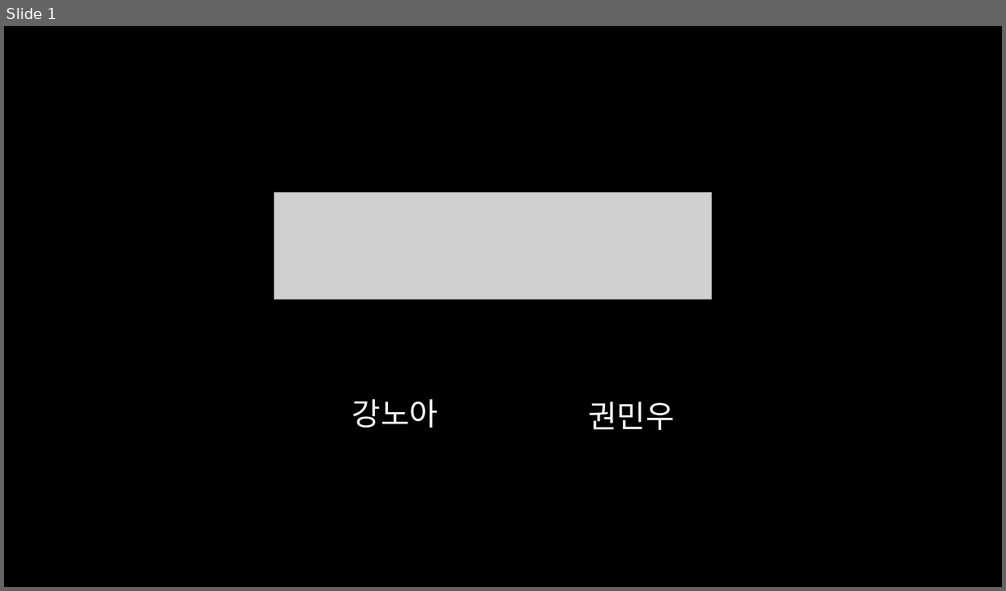
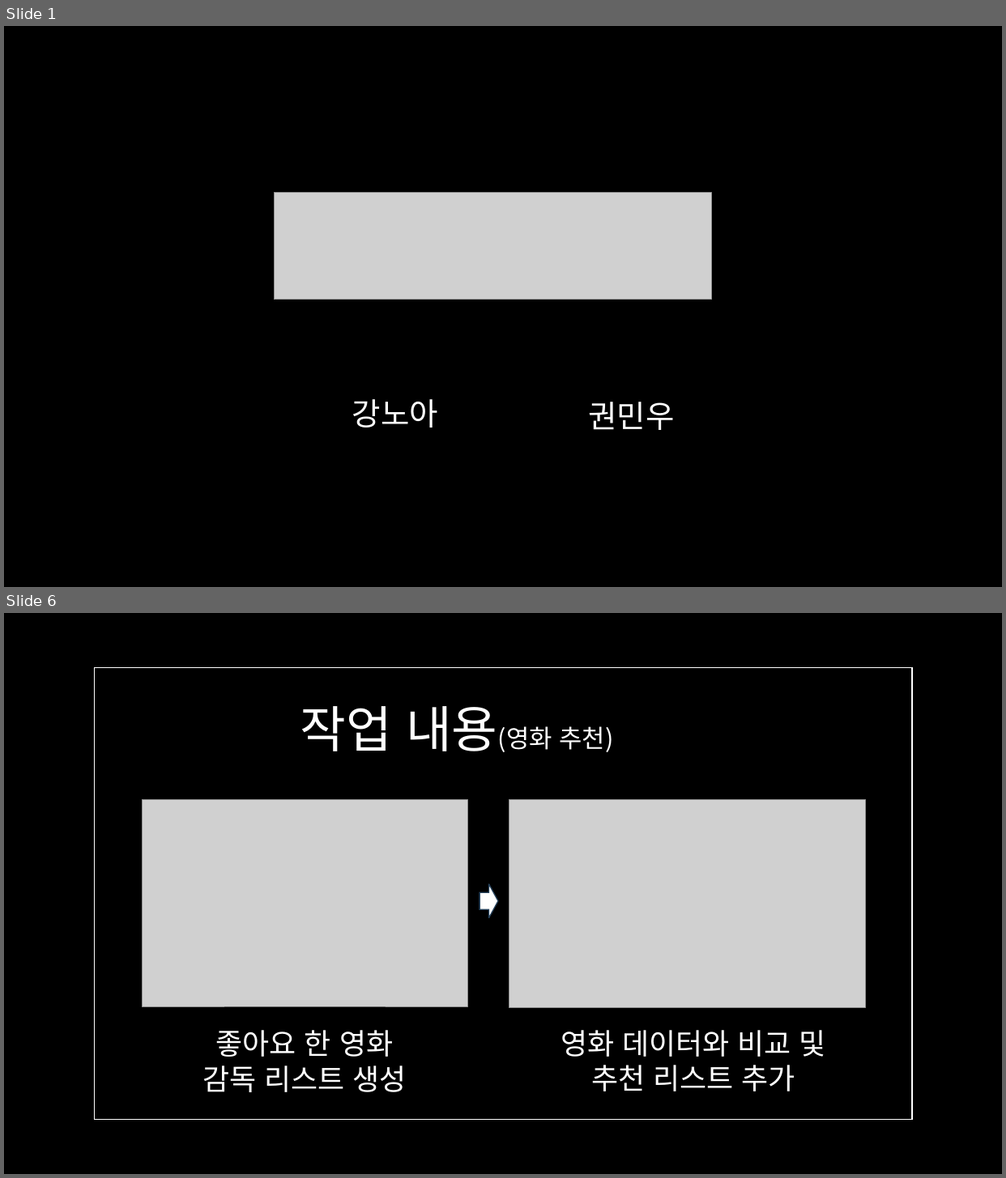
Before and after one commit to Kminwo-o/No_ahsack, a slide deck: final_pjt.pptx. Shown one above the other, each under a label of ours: slide 1 before the commit, slides 1 and 6 after it; the slides between them are not shown. The pictures are 1006x591 and 1006x1178 pixels, drawn with LibreOffice and Linux fonts; fonts in the diff are those of the drawing; grey boxes stand for pictures. Boxes give left, top, right and bottom in pixels: in the first picture for what was removed or moved away, otherwise in the second. Text is boxed around its words. In the diff, an @@ line names an element or a change of style, - is before the commit and + after.

```diff
--- a/final_pjt.pptx
+++ b/final_pjt.pptx
@@ slide 6 added at (4,613,1002,1174), background #000000 @@
@@ rectangle added at (95,667,913,1120), outline #FFFFFF 1 pt @@
@@ title added at (300,706,613,752), 24 pt, text #FFFFFF @@
+작업 내용(영화 추천)
@@ picture added at (142,799,467,1007) @@
@@ picture added at (509,800,867,1008) @@
@@ right arrow added at (479,884,498,918), fill #FFFFFF, outline #28445D 1 pt @@
@@ text added at (202,1030,406,1093), 28 pt, text #FFFFFF @@
+좋아요 한 영화
+감독 리스트 생성
@@ text added at (560,1030,825,1092), 28 pt, text #FFFFFF @@
+영화 데이터와 비교 및 추천 리스트 추가
```
Also in this commit, not shown: 1 slide changed, 11 other slides added, 2 slides removed.
